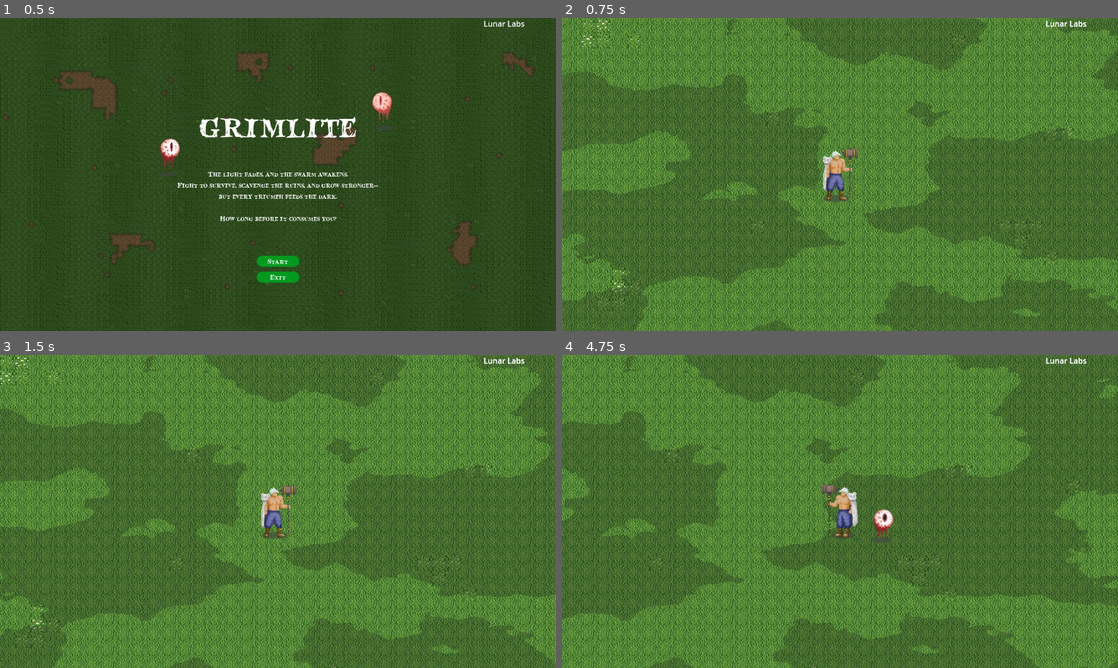
Above: before the commit, frames 1-4 (two rows, left to right).
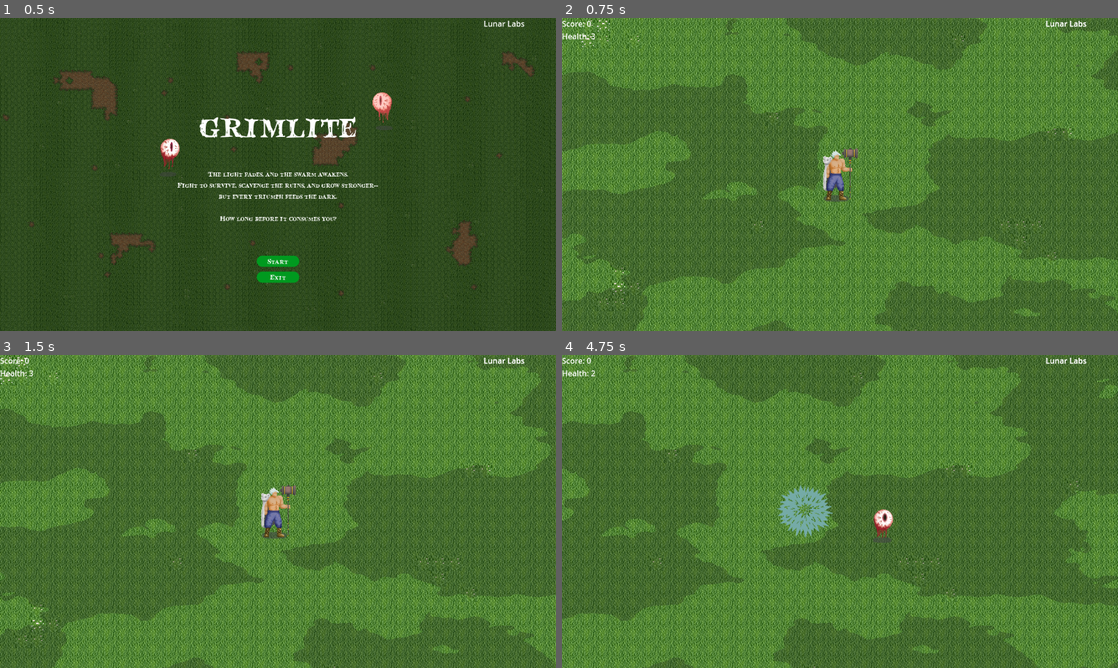
Above: after the commit, the same moments.

Repository: chii-vu/Grimlite
Game: Godot game, scene res://StartMenu.tscn
Two runs of this game, one before a commit and one after it. Both use one fixed random seed, a clock stepped at 60 frames per second and the inputs below.
Inputs:
- Up to frame 1 (0.5 s): no input
- Up to frame 2 (0.75 s): click "Start" at 0.5 s
- Up to frame 3 (1.5 s): tap Enter at 1.25 s; hold Right (ui_right) from 1.28 s (still down); hold Space (Shoot) from 1.28 s (still down)
- Up to frame 4 (4.75 s): release Right (ui_right) at 2.03 s; release Space (Shoot) at 2.03 s; hold Down (ui_down) 2.03-2.78 s; tap Space (Shoot) at 2.1, 3.6 s; hold Right (ui_right) 2.78-3.53 s; hold Space (Shoot) 2.78-3.53 s; hold Up (ui_up) 3.53-4.28 s; hold Left (ui_left) from 4.28 s (still down); hold Space (Shoot) from 4.28 s (still down)

Frame 1 is identical in both runs. In frame 2, 0.1% of the frame differs, in the area x 0-6%, y 0-7%; in frame 3, 0.1%; in frame 4, 1.7%, in the area x 0-54%, y 0-59%.

Commit message:
freeze and make invisible player on death, wait 2 seconds, then return to title screen, while hiding the hud

Diff:
--- a/GameplayScene.tscn
+++ b/GameplayScene.tscn
@@ -1,10 +1,9 @@
 [gd_scene load_steps=8 format=4 uid="uid://cdopx0hcp0mqx"]
 
-[ext_resource type="Texture2D" uid="uid://bci3x2vqo1p1u" path="res://assets/land_prototype.png" id="2_d0g5i"]
-[ext_resource type="PackedScene" path="res://mvc/views/hud.tscn" id="2_bgu1p"]
+[ext_resource type="PackedScene" uid="uid://bmaroo3f1goxn" path="res://mvc/views/hud.tscn" id="2_bgu1p"]
 [ext_resource type="PackedScene" uid="uid://lsgfp2mh8rop" path="res://mvc/Game.tscn" id="2_prymh"]
 [ext_resource type="Texture2D" uid="uid://d4gy7gkldc6ek" path="res://assets/background_tileset.png" id="4_lscxi"]
-[ext_resource type="Shader" uid="uid://dpq18g0aeyq1m" path="res://GameplayScene.tres" id="5_qhroo"]
+[ext_resource type="Shader" uid="uid://chr31joxqjrte" path="res://GameplayScene.tres" id="5_qhroo"]
 
 [sub_resource type="TileSetAtlasSource" id="TileSetAtlasSource_o54wc"]
 texture = ExtResource("4_lscxi")
--- a/mvc/Game.gd
+++ b/mvc/Game.gd
@@ -32,6 +32,7 @@
 		#print("Player is ready with position:", player.position)
 		player.add_to_group("player")
 		player.hit.connect(_start_player_invincibility)
+		Hud.set_player_health(player.health)
 	else:
 		print("Error: Player node not found.")
 
@@ -75,28 +76,17 @@
 		player.direction = player.velocity
 
 	# Normalize movement and apply speed
-	player.velocity = player.velocity.normalized() * player_speed
-	player.move_and_collide(player.velocity * delta)
+	if player.health > 0:
+		player.velocity = player.velocity.normalized() * player_speed
+		player.move_and_collide(player.velocity * delta)
 
 	if player.ishit:
 		player.ishit = false
 		print("player collide")
-		player.health -= 1
-		Hud.set_player_health(player.health)
 		_start_player_invincibility()
 
-	if player.health <= 0:
-		weapon_spawner.hammer_interval = 100
-		player.set_collision_layer_value(1, false)
-		player.set_collision_mask_value(2, false)
-		player.visible = false
-		var tm = Timer.new()
-		add_child(tm)
-		tm.timeout.connect(_to_title_screen)
-		tm.start(1.5)
-
 	## could maybe be done a bit better
-	var player_size = Vector2(76, 114)
+	#var player_size = Vector2(76, 114)
 
 	# clamp player position within screen
 	#player.position = player.position.clamp(-0.5*(screen_size - player_size), 0.5*(screen_size - player_size))
@@ -104,6 +94,7 @@
 
 
 func _to_title_screen():
+	Hud.hide()
 	get_tree().change_scene_to_file("res://StartMenu.tscn")
 
 
@@ -114,6 +105,19 @@
 	# decrease score
 	Hud._dec_score()
 	print("player hit!")
+
+	player.health -= 1
+	Hud.set_player_health(player.health)
+	if player.health <= 0:
+		weapon_spawner.hammer_interval = 100
+		player.set_collision_layer_value(1, false)
+		player.set_collision_mask_value(2, false)
+		player.visible = false
+		var tm = Timer.new()
+		add_child(tm)
+		tm.timeout.connect(_to_title_screen)
+		tm.start(1)
+		return
 
 	var invinc_timer = Timer.new()
 	player.add_child(invinc_timer)
--- a/mvc/model/Player.tscn
+++ b/mvc/model/Player.tscn
@@ -106,6 +106,7 @@
 platform_on_leave = 2
 safe_margin = 24.174
 script = ExtResource("1_i0ayj")
+health = 3.0
 
 [node name="CollisionShape2D" type="CollisionShape2D" parent="."]
 shape = SubResource("CapsuleShape2D_4b00j")
--- a/mvc/views/hud.gd
+++ b/mvc/views/hud.gd
@@ -13,7 +13,8 @@
 
 func _inc_score() -> void:
 	score += 1
-	$ScoreCounter.set_text("Score: %s\nHealth: %s" % score % player_health)
+	$ScoreCounter.set_text("Score: %s\nHealth: %s" % [score, player_health])
+	show()
 	return
 
 func _dec_score() -> void:
@@ -21,9 +22,11 @@
 		score -= 1
 	else:
 		player_health -= 1
-	$ScoreCounter.set_text("Score: %s\nHealth: %s" % score % player_health)
+	$ScoreCounter.set_text("Score: %s\nHealth: %s" % [score, player_health])
+	show()
 	return
 
 func set_player_health(hp: float) -> void:
 	player_health = hp
-	$ScoreCounter.set_text("Score: %s\nHealth: %s" % score % player_health)
+	$ScoreCounter.set_text("Score: %s\nHealth: %s" % [score, player_health])
+	show()
Not shown: 1 places in GameplayScene.tres that only renumber resources
